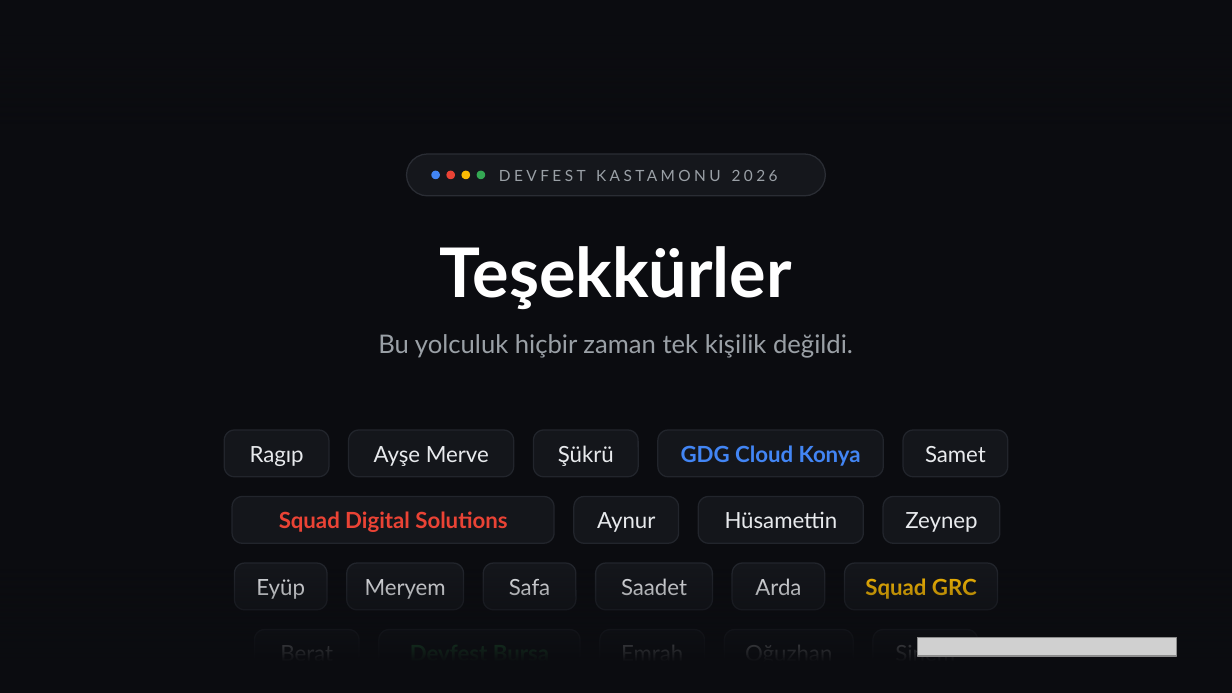
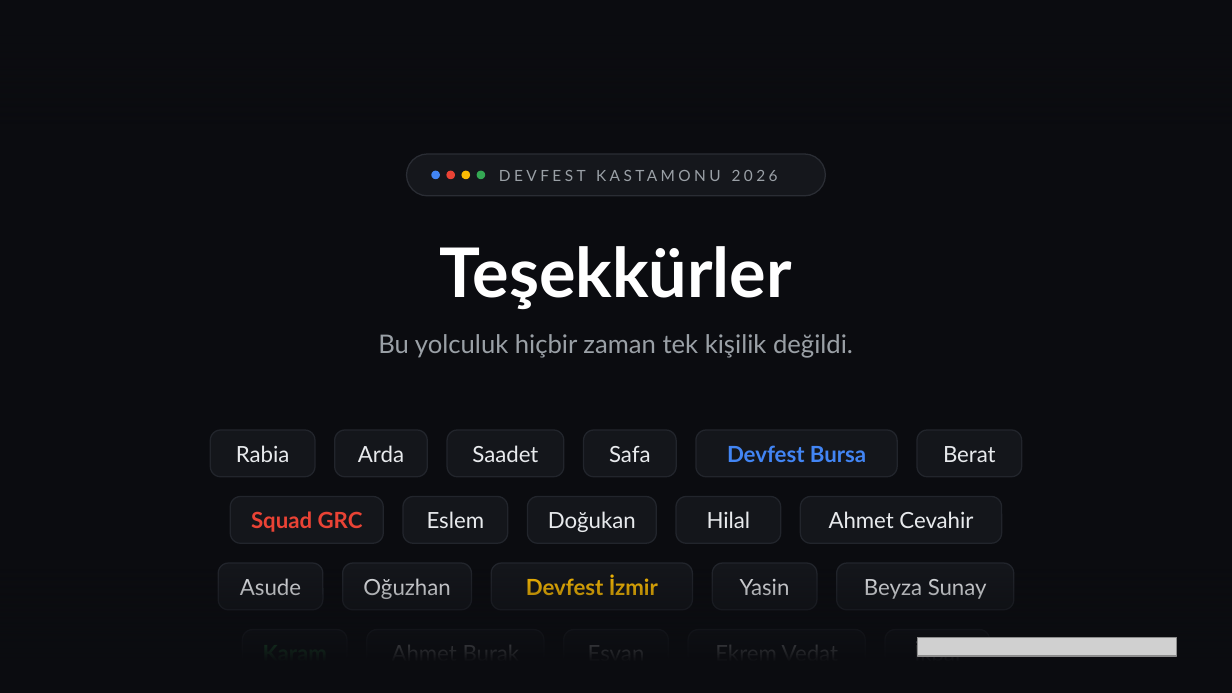
Before and after one commit to eyupece/BuildingMotionWithAi, a slide deck: slide 18 of talk/BuildingMotionWithAI.pptx. Drawn at 1232x693 pixels with LibreOffice and Linux fonts; fonts in the diff are those of the drawing; grey boxes stand for pictures. Boxes give left, top, right and bottom in pixels: in the first picture for what was removed or moved away, otherwise in the second. Text is boxed around its words. In the diff, an @@ line names an element or a change of style, - is before the commit and + after.

```diff
--- a/talk/BuildingMotionWithAI.pptx
+++ b/talk/BuildingMotionWithAI.pptx
@@ rounded rectangle "Arda" moved from (x1=732, y1=563, x2=824, y2=610) to (x1=335, y1=430, x2=428, y2=477) @@
@@ rounded rectangle "Saadet" moved from (x1=595, y1=563, x2=712, y2=610) to (x1=447, y1=430, x2=564, y2=477) @@
@@ rounded rectangle "Safa" moved from (x1=483, y1=563, x2=575, y2=610) to (x1=584, y1=430, x2=676, y2=477) @@
@@ rounded rectangle "Berat" moved from (x1=255, y1=630, x2=360, y2=676) to (x1=917, y1=430, x2=1021, y2=477) @@
@@ rounded rectangle "Squad GRC" moved from (x1=844, y1=563, x2=997, y2=610) to (x1=230, y1=496, x2=383, y2=543) @@
@@ rounded rectangle "Squad GRC" at (x1=230, y1=496, x2=383, y2=543): text colour #FBBC04 to #EA4335 @@
@@ rounded rectangle "Oğuzhan" moved from (x1=724, y1=630, x2=854, y2=676) to (x1=342, y1=563, x2=472, y2=610) @@
@@ rounded rectangle resized from (x1=379, y1=630, x2=580, y2=676) to (x1=243, y1=630, x2=347, y2=676) @@
@@ group removed at (x1=224, y1=430, x2=1008, y2=676): 13 rounded rectangles @@
-Ragıp
-Ayşe Merve
-Şükrü
-GDG Cloud Konya
-Samet
-Squad Digital Solutions
-Aynur
-Hüsamettin
-Zeynep
-Eyüp
-Meryem
-Emrah
-Sinem
@@ group added at (x1=211, y1=430, x2=1014, y2=676): 14 rounded rectangles @@
+Rabia
+Devfest Bursa
+Eslem
+Doğukan
+Hilal
+Ahmet Cevahir
+Asude
+Devfest İzmir
+Yasin
+Beyza Sunay
+Ahmet Burak
+Esvan
+Ekrem Vedat
+İkbal
```
